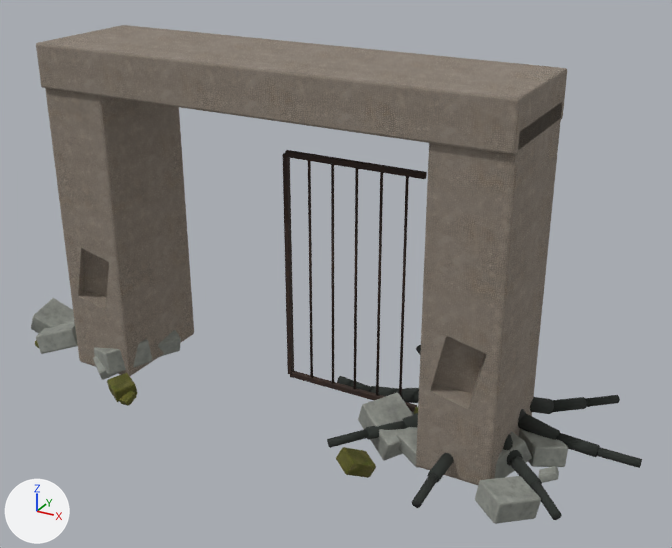
The glTF model assets/3d/dungeons/b3_industrial_candidates/v3_greenhouse_gate/runtime/f3_v3_greenhouse_gate.glb as it was, and as the next commit left it.
One viewpoint serves both versions: a camera (50 mm lens) standing at (4.94, -7.92, 5.57) and looking at (0.29, 0.55, 1.34). The axes (+X, +Y, +Z) are drawn at lower left. The lights are the same throughout. The picture after the commit comes second. Where no turn or scale is listed for an object, it has been applied to the vertices. Vertices at exactly the same position are counted once.

Names of what the first picture shows: 'f3_damp_concrete_surface', 'f3_deep_crack_surface', 'f3_exposed_aggregate_surface', 'f3_oxidized_iron_surface', 'f3_weathered_concrete_surface'.
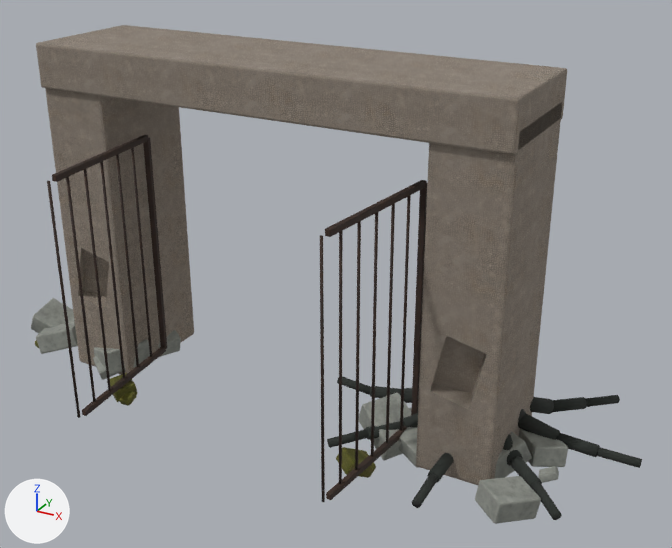
Boxes (x1, y1, x2, y2) around the edits, measured in the pictures (672 x 548 px; the box of a moved part takes in the faces that stretch with it):
'f3_oxidized_iron_surface', reshaped, moved
    before: (282, 150, 427, 412)
    after: (47, 135, 427, 502)
part 1 of me_cube_029, moved or reshaped
    before: (290, 371, 417, 412)
    after: (82, 347, 166, 416)
part 2 of me_cube_029, moved or reshaped
    before: (285, 150, 427, 179)
    after: (52, 135, 148, 182)
part 3 of me_cube_029, moved or reshaped
    before: (282, 153, 294, 375)
    after: (143, 137, 167, 349)
part 4 of me_cube_029, moved or reshaped (not visible before)
    after: (47, 181, 80, 418)
part 5 of me_cube_029, moved or reshaped
    before: (399, 177, 409, 397)
    after: (66, 177, 96, 402)
part 6 of me_cube_029, moved or reshaped
    before: (376, 172, 383, 396)
    after: (84, 169, 111, 390)
part 7 of me_cube_029, moved or reshaped
    before: (354, 168, 358, 390)
    after: (100, 161, 125, 379)
part 8 of me_cube_029, moved or reshaped
    before: (331, 164, 334, 383)
    after: (116, 154, 139, 367)
part 9 of me_cube_029, moved or reshaped
    before: (308, 161, 313, 377)
    after: (131, 148, 152, 357)
part 10 of me_cube_029, moved or reshaped (not visible before)
    after: (326, 426, 407, 500)
part 11 of me_cube_029, moved or reshaped (not visible before)
    after: (325, 180, 427, 237)
part 12 of me_cube_029, moved or reshaped (not visible before)
    after: (411, 184, 427, 415)
part 13 of me_cube_029, moved or reshaped (not visible before)
    after: (320, 235, 325, 502)
part 14 of me_cube_029, moved or reshaped (not visible before)
    after: (339, 231, 343, 484)
part 15 of me_cube_029, moved or reshaped (not visible before)
    after: (355, 221, 361, 470)
part 16 of me_cube_029, moved or reshaped (not visible before)
    after: (371, 212, 378, 456)
part 17 of me_cube_029, moved or reshaped (not visible before)
    after: (386, 204, 395, 443)
part 18 of me_cube_029, moved or reshaped (not visible before)
    after: (400, 195, 411, 431)

What the commit changed:
me_cube_029 is used by ob_f3_oxidized_iron_surface; location (0.78, 0.0, 0.25).
me_cube_029 had 576 vertices, 1080 faces and spanned x -0.81..1.19, y -0.03..3.32, z -0.03..2.63.
me_cube_029 now has 576 vertices, 1080 faces and spans x -0.12..3.25, y -0.88..0.81, z -0.03..2.63.
me_cube_029 part 1: the loose piece of 56 vertices spanning x -0.78..0.78, y -0.03..0.03, z -0.03..0.03 is turned -84 degrees about the z axis through its middle.
me_cube_029 part 2: the loose piece of 56 vertices spanning x -0.78..0.78, y -0.03..0.03, z 2.57..2.63 is turned -84 degrees about the z axis through its middle.
me_cube_029 part 3: the loose piece of 56 vertices spanning x -0.81..-0.76, y -0.03..0.03, z 0.0..2.6 is turned -84 degrees about the z axis through the mesh origin.
me_cube_029 part 4: the loose piece of 20 vertices spanning x 0.85..0.88, y -0.01..0.01, z 0.0..2.6 is turned -84 degrees about the z axis through the mesh origin.
me_cube_029 part 5: the loose piece of 20 vertices spanning x 0.58..0.61, y -0.01..0.01, z 0.0..2.6 is turned -84 degrees about the z axis through the mesh origin.
me_cube_029 part 6: the loose piece of 20 vertices spanning x 0.3..0.33, y -0.01..0.01, z 0.0..2.6 is turned -84 degrees about the z axis through the mesh origin.
me_cube_029 part 7: the loose piece of 20 vertices spanning x 0.03..0.06, y -0.01..0.01, z 0.0..2.6 is turned -84 degrees about the z axis through the mesh origin.
me_cube_029 part 8: the loose piece of 20 vertices spanning x -0.25..-0.22, y -0.01..0.01, z 0.0..2.6 is turned -84 degrees about the z axis through the mesh origin.
me_cube_029 part 9: the loose piece of 20 vertices spanning x -0.52..-0.49, y -0.01..0.01, z 0.0..2.6 is turned -84 degrees about the z axis through the mesh origin.
me_cube_029 part 10: the loose piece of 56 vertices spanning x -0.44..1.1, y 2.93..3.31, z -0.03..0.03 is turned -84 degrees about the z axis through the mesh origin.
me_cube_029 part 11: the loose piece of 56 vertices spanning x -0.44..1.1, y 2.93..3.31, z 2.57..2.63 is turned -84 degrees about the z axis through the mesh origin.
me_cube_029 part 12: the loose piece of 56 vertices spanning x -0.47..-0.41, y 3.25..3.32, z 0.0..2.6 is turned -84 degrees about the z axis through the mesh origin.
me_cube_029 part 13: the loose piece of 20 vertices spanning x 1.16..1.19, y 2.92..2.95, z 0.0..2.6 is turned -84 degrees about the z axis through the mesh origin.
me_cube_029 part 14: the loose piece of 20 vertices spanning x 0.89..0.92, y 2.98..3.01, z 0.0..2.6 is turned -84 degrees about the z axis through the mesh origin.
me_cube_029 part 15: the loose piece of 20 vertices spanning x 0.62..0.65, y 3.04..3.07, z 0.0..2.6 is turned -84 degrees about the z axis through the mesh origin.
me_cube_029 part 16: the loose piece of 20 vertices spanning x 0.35..0.38, y 3.1..3.13, z 0.0..2.6 is turned -84 degrees about the z axis through the mesh origin.
me_cube_029 part 17: the loose piece of 20 vertices spanning x 0.08..0.11, y 3.15..3.18, z 0.0..2.6 is turned -84 degrees about the z axis through the mesh origin.
me_cube_029 part 18: the loose piece of 20 vertices spanning x -0.18..-0.16, y 3.21..3.24, z 0.0..2.6 is turned -84 degrees about the z axis through the mesh origin.
Object 'f3_oxidized_iron_surface' (ob_f3_oxidized_iron_surface) moves from (0.78, 0.0, 0.25) to (-1.57, -1.0, 0.25).
